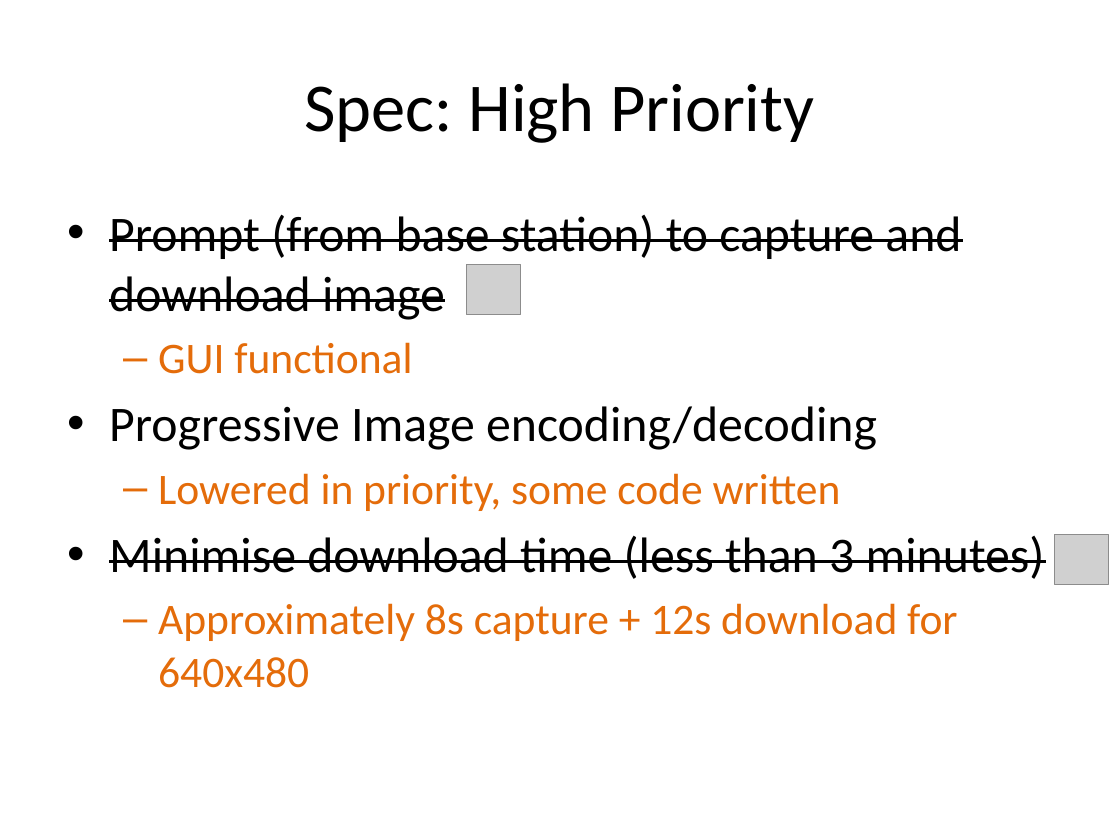
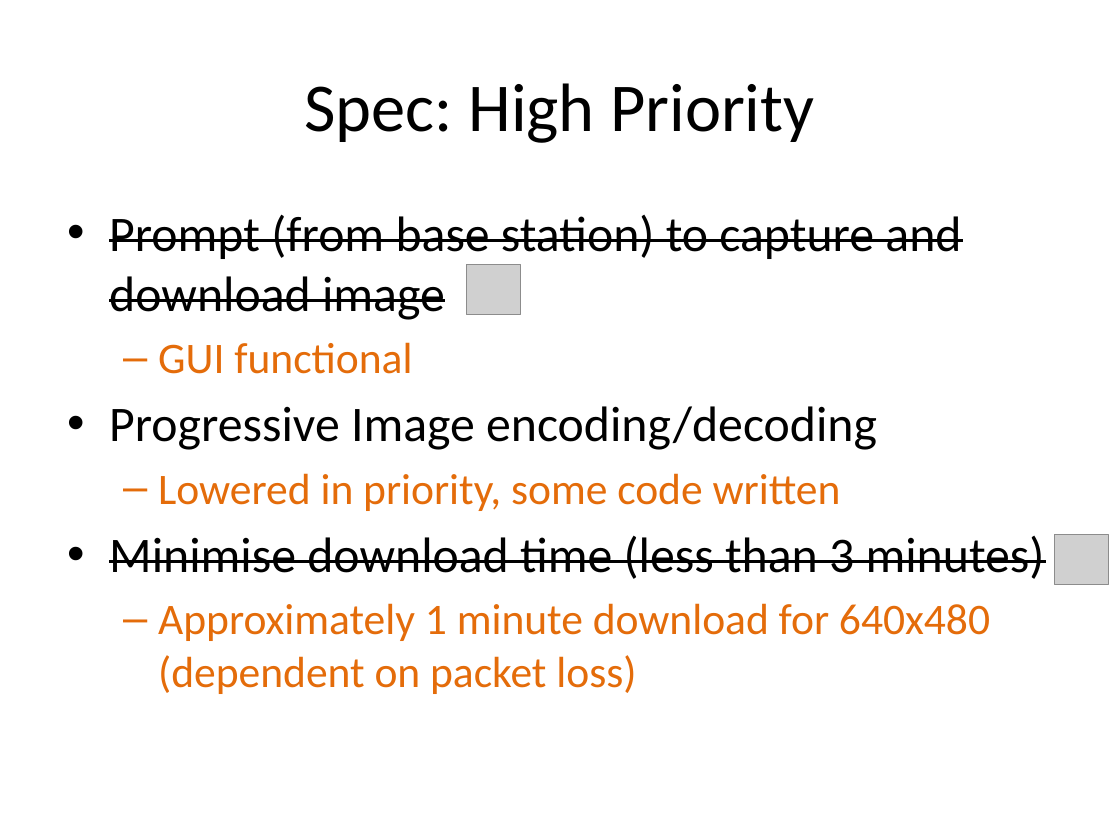
Before and after one commit to uavcamera/uavcamera, a slide deck: slide 9 of documents/finalpresentation/GDP Group 18 pres.pptx. Drawn at 1120x840 pixels with LibreOffice and Linux fonts; fonts in the diff are those of the drawing; grey boxes stand for pictures. Boxes give left, top, right and bottom in pixels: in the first picture for what was removed or moved away, otherwise in the second. Text is boxed around its words. In the diff, an @@ line names an element or a change of style, - is before the commit and + after.

```diff
--- a/documents/finalpresentation/GDP Group 18 pres.pptx
+++ b/documents/finalpresentation/GDP Group 18 pres.pptx
@@ text at box(158, 603, 990, 694): text changed @@
-  – Approximately 8s capture + 12s download for 640x480
+  – Approximately 1 minute download for 640x480 (dependent on packet loss)
```
Also in this commit, not shown: 5 other slides changed.
